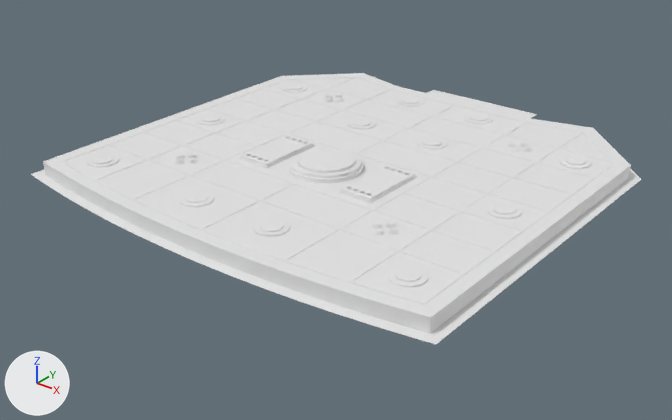
Before and after pictures for a commit that changed the FBX model Assets/Models/MiscellaneousModels/BridgeCeilingSetV3.fbx.
The view is the same before and after, from a 50 mm camera at (19.4, -24.1, 15.3) aimed at (-0.1, 0.3, 0.1). Arrows for +X, +Y and +Z are at lower left; the lights stay in place. The older version comes first. Where no turn or scale is listed for an object, it has been applied to the vertices.

The older version as bpy lines, for what is in view:
```python
me_plane_159 = bpy.data.meshes.new('Plane.159')
me_plane_159.from_pydata(...)  # 32 vertices, 30 faces; spans x -1.04..1.04, y -1.39..0.68, z 2.44
me_plane_169 = bpy.data.meshes.new('Plane.169')
me_plane_169.from_pydata(...)  # 4043 vertices, 4234 faces; spans x -8.8..8.8, y -7.5..10.7, z 1.6..2.4
ob_bridgeceiling = bpy.data.objects.new('BridgeCeiling', me_plane_169)
ob_bridgeceiling.location = (0.0, 0.0, 0.0)
ob_cl = bpy.data.objects.new('CL', me_plane_159)
ob_cl.location = (0.0, 0.0, 0.0)
```
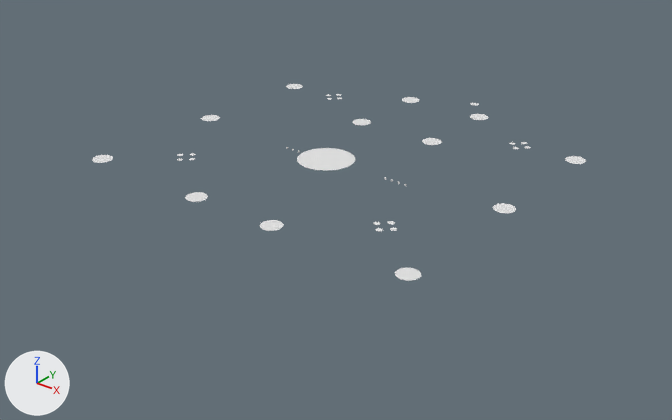
Boxes [x1, y1, x2, y2] around the edits, measured in the pictures (672 x 420 px):
'BridgeCeiling', deleted
    before: [31, 73, 641, 344]

Edits to the bpy script that builds the scene:
```text
Remove ob_bridgeceiling:
    ob_bridgeceiling = bpy.data.objects.new('BridgeCeiling', me_plane_169)
    ob_bridgeceiling.location = (0.0, 0.0, 0.0)
```
